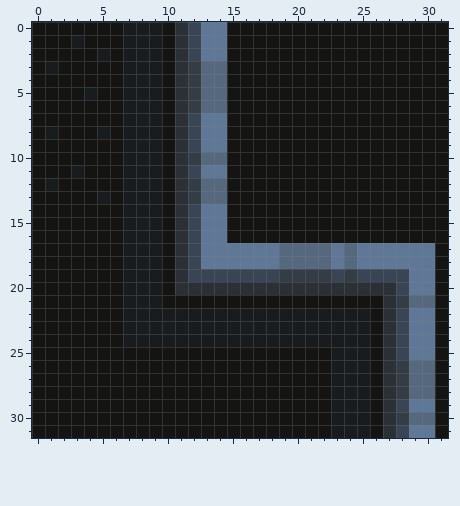
A pixel-art sprite gets an edit: Assets/Graphics/Sprites/Passage.png. Above: the version before the commit.
The file is 32x32 pixels.
The result:
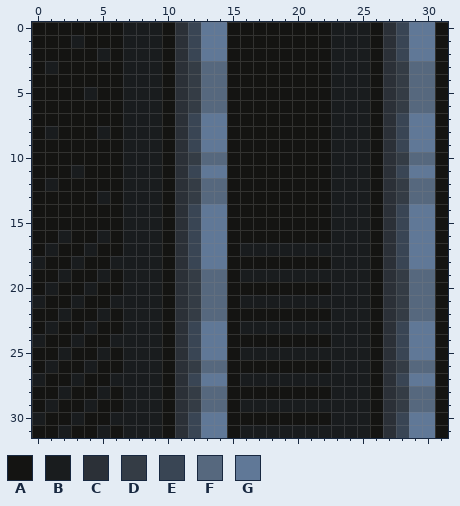
Palette (. is transparent): A #141412  B #191c1e  C #2b3037  D #343c45  E #394554  F #56687e  G #607897
The exact change:
Changed rows in their new state; - is an unchanged pixel.
first column x 0:
 0 -----------------------BBB-CEGG
 1 -----------------------BBB-CEGG
 2 -----------------------BBB-CEGG
 3 -----------------------BBB-CDFF
 4 -----------------------BBB-CDFF
 5 -----------------------BBB-CDFF
 6 -----------------------BBB-CDFF
 7 -----------------------BBB-CEGG
 8 -----------------------BBB-CEGG
 9 -----------------------BBB-CEGG
10 -----------------------BBB-CDFF
11 -----------------------BBB-CEGG
12 -----------------------BBB-CDFF
13 -----------------------BBB-CDFF
14 -----------------------BBB-CEGG
15 -----------------------BBB-CEGG
16 --B--B-----------------BBB-CEGG
17 -B--B----------ABBBBBBBBBBACE--
18 B--B--B--------AAAAAAAABBBACE--
19 --B--B------DFFABBBBBBBBBBACDFF
20 -B--B-------DFFAAAAAAAABBBA-DFF
21 B--B--B----CDFF-BBBBBBBBBB-----
22 --B--B----ACDFFAAAAAAAA-----DFF
23 -B--B-----ACEGGA---------------
24 B--B--B---ACEGGAAAAAAAA--------
25 --B--B-BBB-CEGG-BBBBBBB--------
26 -B--B--BBB-CDFF----------------
27 B--B--BBBB-CEGG-BBBBBBB-----EGG
28 --B--B-BBB-CDFF----------------
29 -B--B--BBB-CDFF-BBBBBBB-----DFF
30 B--B--BBBB-CEGG-------------EGG
31 --B--B-BBB-CEGG-BBBBBBB--------
